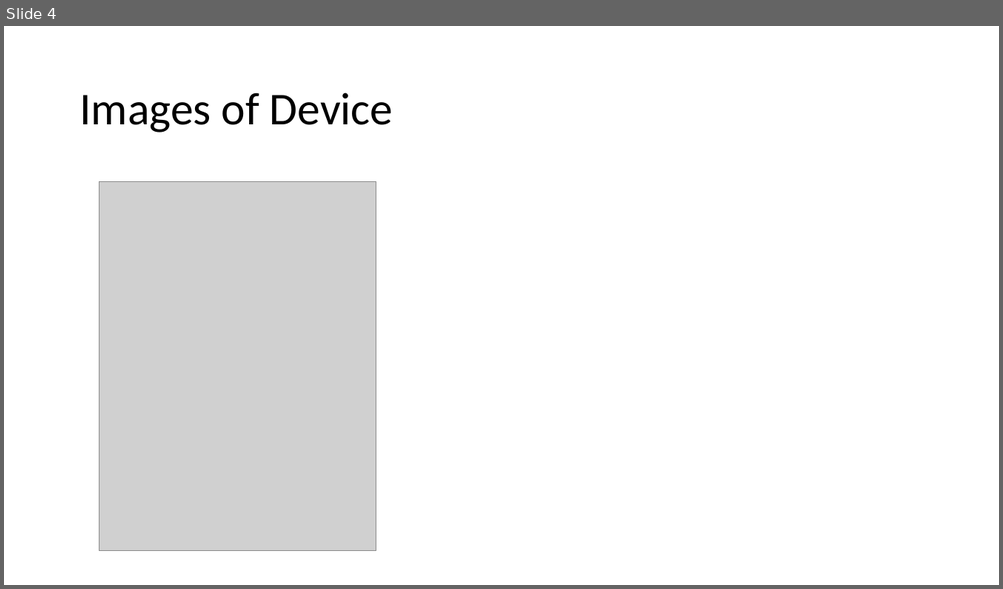
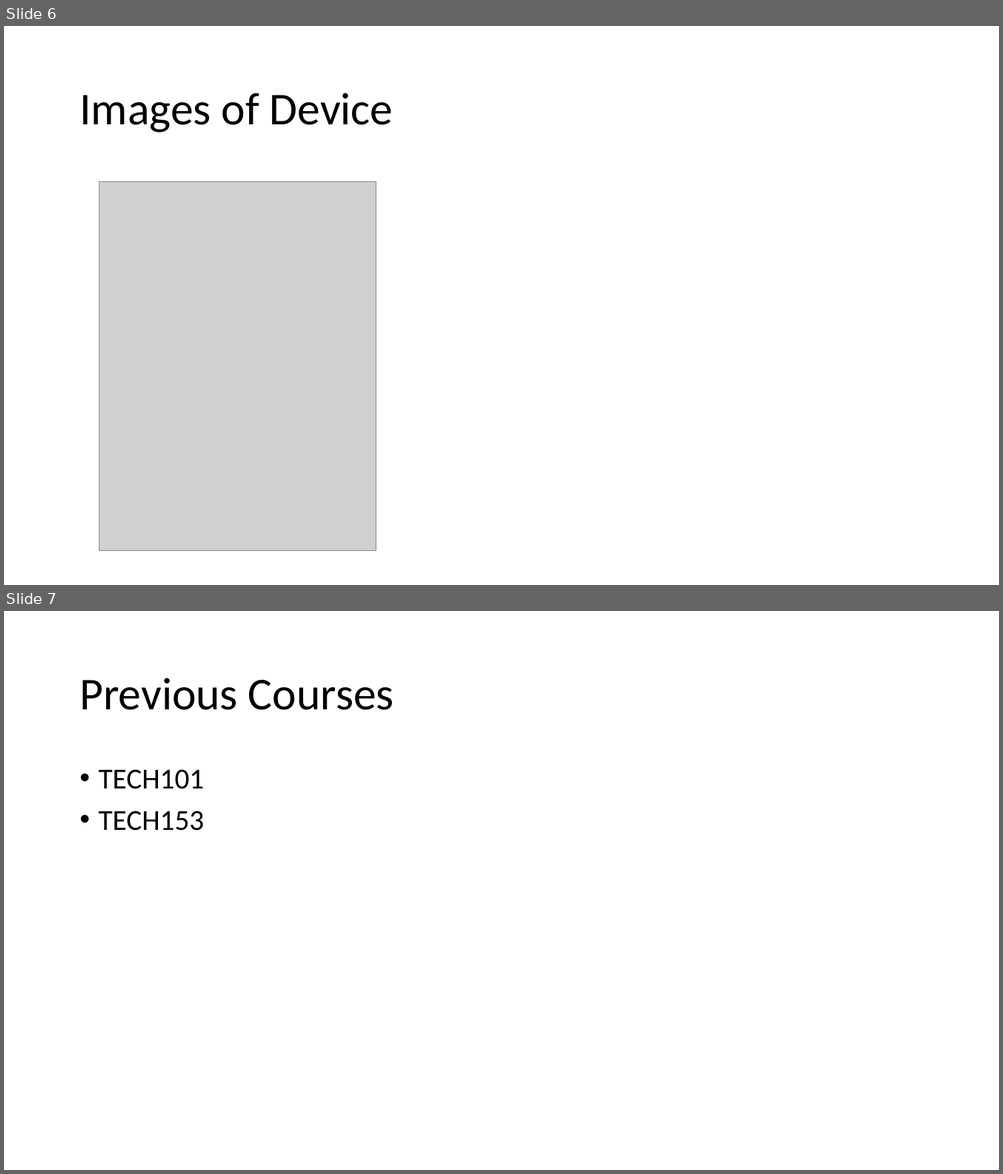
Before and after one commit to cblakley/TempSensor, a slide deck: Documentation/CENG317.pptx. Shown one above the other, each under a label of ours: slide 4 before the commit, slides 6 and 7 after it. The pictures are 1003x589 and 1003x1174 pixels, drawn with LibreOffice and Linux fonts; fonts in the diff are those of the drawing; grey boxes stand for pictures. Boxes give left, top, right and bottom in pixels: in the first picture for what was removed or moved away, otherwise in the second. Text is boxed around its words. In the diff, an @@ line names an element or a change of style, - is before the commit and + after.

```diff
--- a/Documentation/CENG317.pptx
+++ b/Documentation/CENG317.pptx
@@ slide 7 added at bbox=[4, 611, 999, 1170], background #FFFFFF @@
@@ title added at bbox=[79, 678, 394, 710], 44 pt, text #000000 @@
+Previous Courses
@@ text added at bbox=[99, 769, 205, 831], 28 pt, text #000000 @@
+• TECH101
+• TECH153
@@ what was slide 4 is now slide 6 @@
```
Also in this commit, not shown: 2 other slides added.
